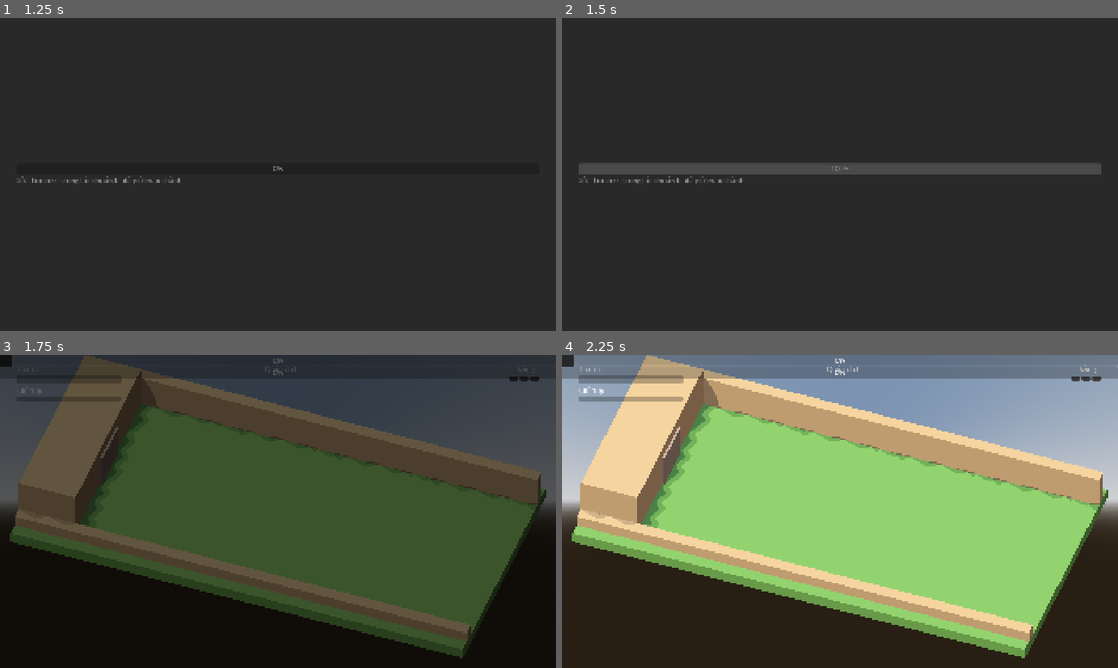
Above: before the commit, frames 1-4 (two rows, left to right).
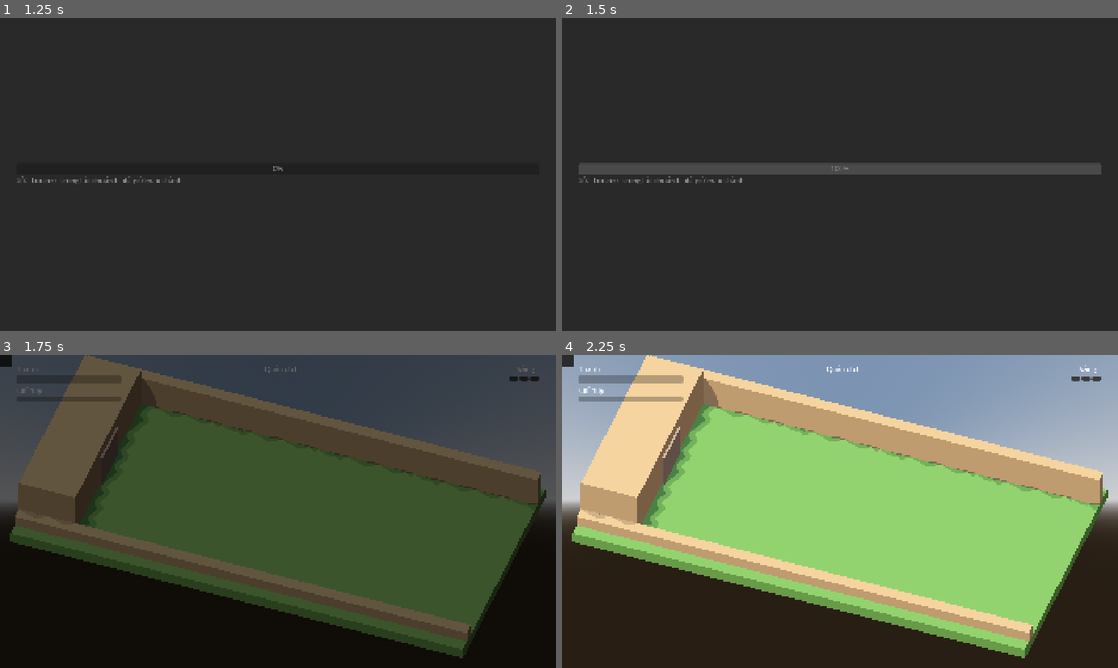
Above: after the commit, the same moments.

Repository: Rawisl/Godot_Roguelite3D_Gr8
Game: Godot game, scene res://ui/screens/boot.tscn
The game is run twice, just before and just after one commit, with the same random seed, the same clock (stepped at 60 frames per second) and the same inputs.
Inputs (mouse positions are in pixels of both pictures, inside the frame that each line leads up to):
- Up to frame 1 (1.25 s): tap Enter (ui_accept) at 0.5, 0.77 s; move the mouse to (400, 158) at 0.52 s; hold D (move_right) from 0.53 s (still down); click (400, 158) at 0.6 s
- Up to frame 2 (1.5 s): move the mouse to (728, 190) at 1.27 s; release D (move_right) at 1.28 s; hold S (move_down) from 1.28 s (still down); tap Q (battle_cry) at 1.35 s; click (728, 190) at 1.42 s
- Up to frame 3 (1.75 s): keep holding S (move_down); tap Enter (ui_accept) at 1.52 s
- Up to frame 4 (2.25 s): move the mouse to (895, 442) at 2.02 s; release S (move_down) at 2.03 s; hold D (move_right) from 2.03 s (still down); tap B (build_toggle) at 2.1 s; click (895, 442) at 2.17 s

Frames 1-2 are identical in both runs. In frame 3, 0.6% of the frame differs, in the area x 4-97%, y 0-8%; in frame 4, 7.4%, in the area x 0-100%, y 0-8%.

Commit message:
[fix]: stop full-screen HUD layers from blocking mouse input and hide boss bar until boss intro

Diff:
--- a/ui/hud/parts/alert_layer.tscn
+++ b/ui/hud/parts/alert_layer.tscn
@@ -9,19 +9,23 @@
 anchor_bottom = 1.0
 grow_horizontal = 2
 grow_vertical = 2
+mouse_filter = 2
 script = ExtResource("1_e8v0x")
 
 [node name="Banner" type="PanelContainer" parent="." unique_id=1615290743]
 layout_mode = 0
 offset_right = 40.0
 offset_bottom = 40.0
+mouse_filter = 2
 
 [node name="ToastTop" type="VBoxContainer" parent="." unique_id=514554512]
 layout_mode = 0
 offset_right = 40.0
 offset_bottom = 40.0
+mouse_filter = 2
 
 [node name="ToastBottom" type="VBoxContainer" parent="." unique_id=1252747203]
 layout_mode = 0
 offset_right = 40.0
 offset_bottom = 40.0
+mouse_filter = 2
--- a/ui/hud/parts/boss_bar.tscn
+++ b/ui/hud/parts/boss_bar.tscn
@@ -3,18 +3,24 @@
 [ext_resource type="Script" uid="uid://bt1ys01cdjyws" path="res://ui/hud/parts/boss_bar.gd" id="1_8sfhq"]
 
 [node name="BossBar" type="VBoxContainer" unique_id=615647234]
+visible = false
 anchors_preset = 15
 anchor_right = 1.0
 anchor_bottom = 1.0
 grow_horizontal = 2
 grow_vertical = 2
+mouse_filter = 2
 script = ExtResource("1_8sfhq")
 
 [node name="ProgressBar" type="ProgressBar" parent="." unique_id=1960063032]
 layout_mode = 2
+mouse_filter = 2
+show_percentage = false
 
 [node name="ProgressBar2" type="ProgressBar" parent="." unique_id=1588035000]
 layout_mode = 2
+mouse_filter = 2
+show_percentage = false
 
 [node name="Label" type="Label" parent="." unique_id=1081849974]
 layout_mode = 2
--- a/ui/hud/parts/enemy_bar_layer.tscn
+++ b/ui/hud/parts/enemy_bar_layer.tscn
@@ -9,4 +9,5 @@
 anchor_bottom = 1.0
 grow_horizontal = 2
 grow_vertical = 2
+mouse_filter = 2
 script = ExtResource("1_tvquj")
--- a/ui/hud/parts/offscreen_indicators.tscn
+++ b/ui/hud/parts/offscreen_indicators.tscn
@@ -9,4 +9,5 @@
 anchor_bottom = 1.0
 grow_horizontal = 2
 grow_vertical = 2
+mouse_filter = 2
 script = ExtResource("1_k6lbo")
